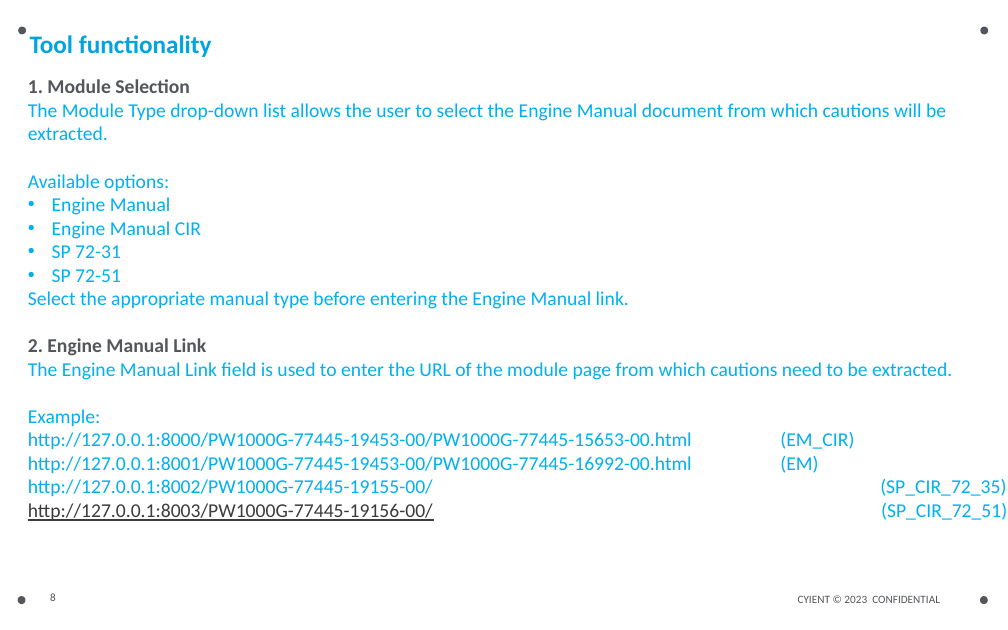
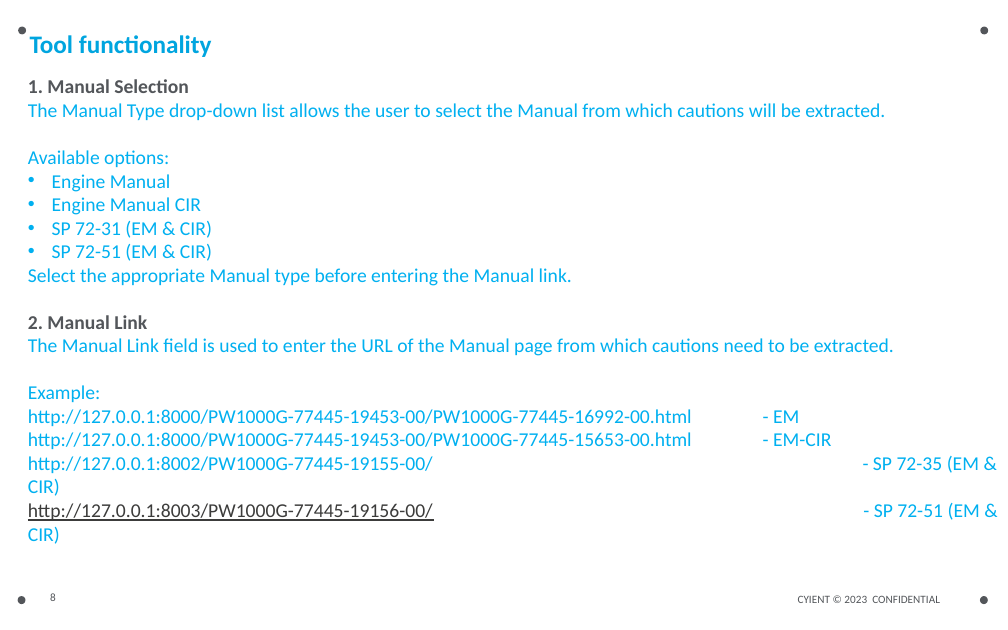
Before and after one commit to JeromeeKaram/FetchCaution, a slide deck: slide 8 of ExtractCautionsForEM/bin/Debug/bin/ExtractCautionsFromEngineManualTool.pptx. Drawn at 1008x630 pixels with LibreOffice and Linux fonts; fonts in the diff are those of the drawing. Boxes give left, top, right and bottom in pixels: in the first picture for what was removed or moved away, otherwise in the second. Text is boxed around its words. In the diff, an @@ line names an element or a change of style, - is before the commit and + after.

```diff
--- a/ExtractCautionsForEM/bin/Debug/bin/ExtractCautionsFromEngineManualTool.pptx
+++ b/ExtractCautionsForEM/bin/Debug/bin/ExtractCautionsFromEngineManualTool.pptx
@@ text at bbox=[28, 79, 885, 120]: text changed @@
-1. Module Selection
-The Module Type drop-down list allows the user to select the Engine Manual document from which cautions will be extracted.
+1. Manual Selection
+The Manual Type drop-down list allows the user to select the Manual from which cautions will be extracted.
@@ text at bbox=[28, 221, 894, 356]: text changed @@
-• SP 72-31
-• SP 72-51
-Select the appropriate manual type before entering the Engine Manual link.
-2. Engine Manual Link
-The Engine Manual Link field is used to enter the URL of the module page from which cautions need to be extracted.
+• SP 72-31 (EM & CIR)
+• SP 72-51 (EM & CIR)
+Select the appropriate Manual type before entering the Manual link.
+2. Manual Link
+The Manual Link field is used to enter the URL of the Manual page from which cautions need to be extracted.
@@ text at bbox=[28, 409, 980, 521]: text changed @@
-http://127.0.0.1:8000/PW1000G-77445-19453-00/PW1000G-77445-15653-00.html (EM_CIR)
-http://127.0.0.1:8001/PW1000G-77445-19453-00/PW1000G-77445-16992-00.html (EM)
-http://127.0.0.1:8002/PW1000G-77445-19155-00/ (SP_CIR_72_35)
-http://127.0.0.1:8003/PW1000G-77445-19156-00/ (SP_CIR_72_51)
+http://127.0.0.1:8000/PW1000G-77445-19453-00/PW1000G-77445-16992-00.html - EM
+http://127.0.0.1:8000/PW1000G-77445-19453-00/PW1000G-77445-15653-00.html - EM-CIR
+http://127.0.0.1:8002/PW1000G-77445-19155-00/ - SP 72-35 (EM & CIR)
+http://127.0.0.1:8003/PW1000G-77445-19156-00/ - SP 72-51 (EM & CIR)
```
Also in this commit, not shown: 8 other slides changed, 4 slides added, 7 other files.
